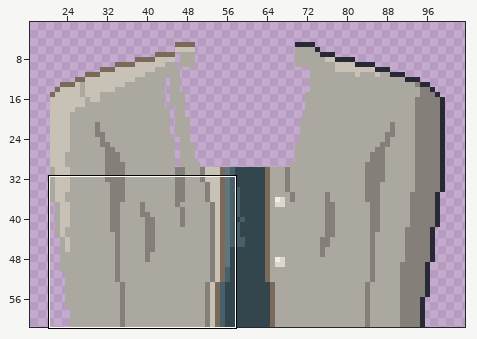
One commit to this pixel-art file: art/src/torso/mom.aseprite. The picture above shows the old version from afar; the outline marks the close-up.
Close-up. Before the commit:
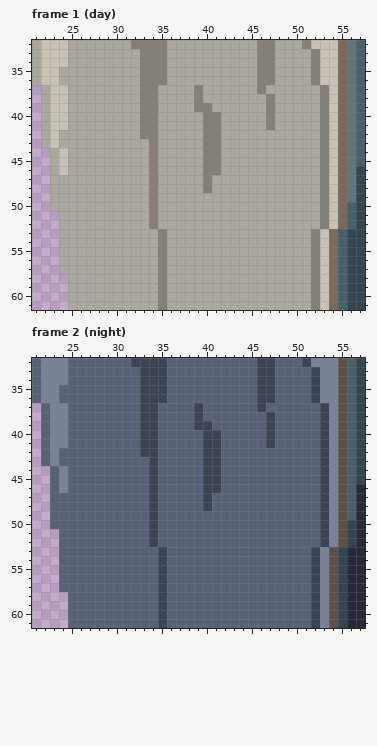
120x62 pixels, 2 frames. Shown: frame 1 (day): x 21..57, y 32..61; frame 2 (night): x 21..57, y 32..61. The wide view leaves out empty margins.
The result:
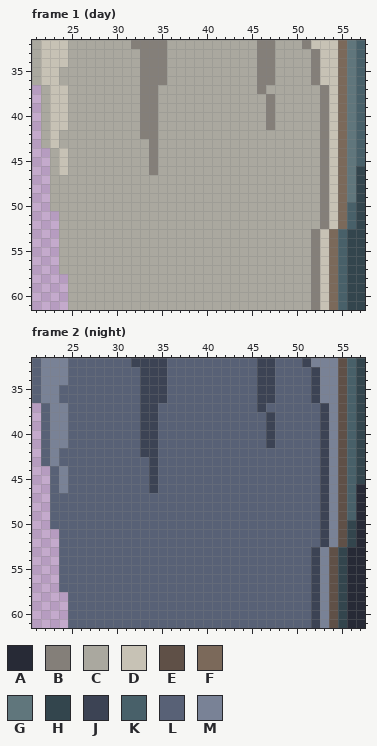
Palette (. is transparent): A #272a36  B #847f79  C #aaa89f  D #c7c2b5  E #5f5047  F #7b695a  G #60767c  H #33454d  J #3c4354  K #486069  L #586176  M #798296
Change:
Frame 1 (day):
y 37..38: x 39 B -> C
y 39: x 39..40 BB -> CC
y 40..46: x 40..41 BB -> CC
y 47..48: x 34 B -> C; x 40 B -> C
y 49..52: x 34 B -> C
y 53..61: x 35 B -> C
Frame 2 (night):
y 37..38: x 39 J -> L
y 39: x 39..40 JJ -> LL
y 40..46: x 40..41 JJ -> LL
y 47..48: x 34 J -> L; x 40 J -> L
y 49..52: x 34 J -> L
y 53..61: x 35 J -> L
Where, in picture pixels (left, top, right, bottom), the same in both close-ups:
changed: (194, 85, 221, 193)
changed: (149, 175, 167, 310)
changed: (194, 403, 221, 511)
changed: (149, 493, 167, 628)
